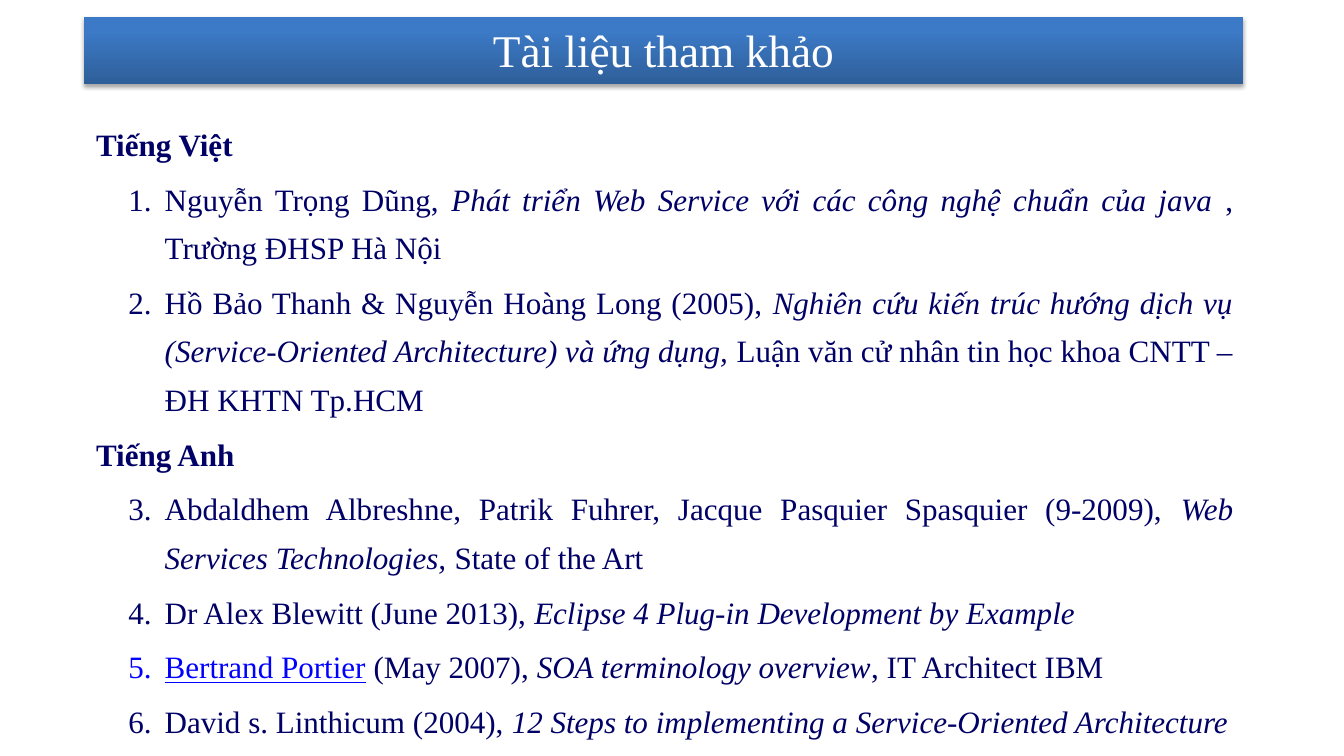
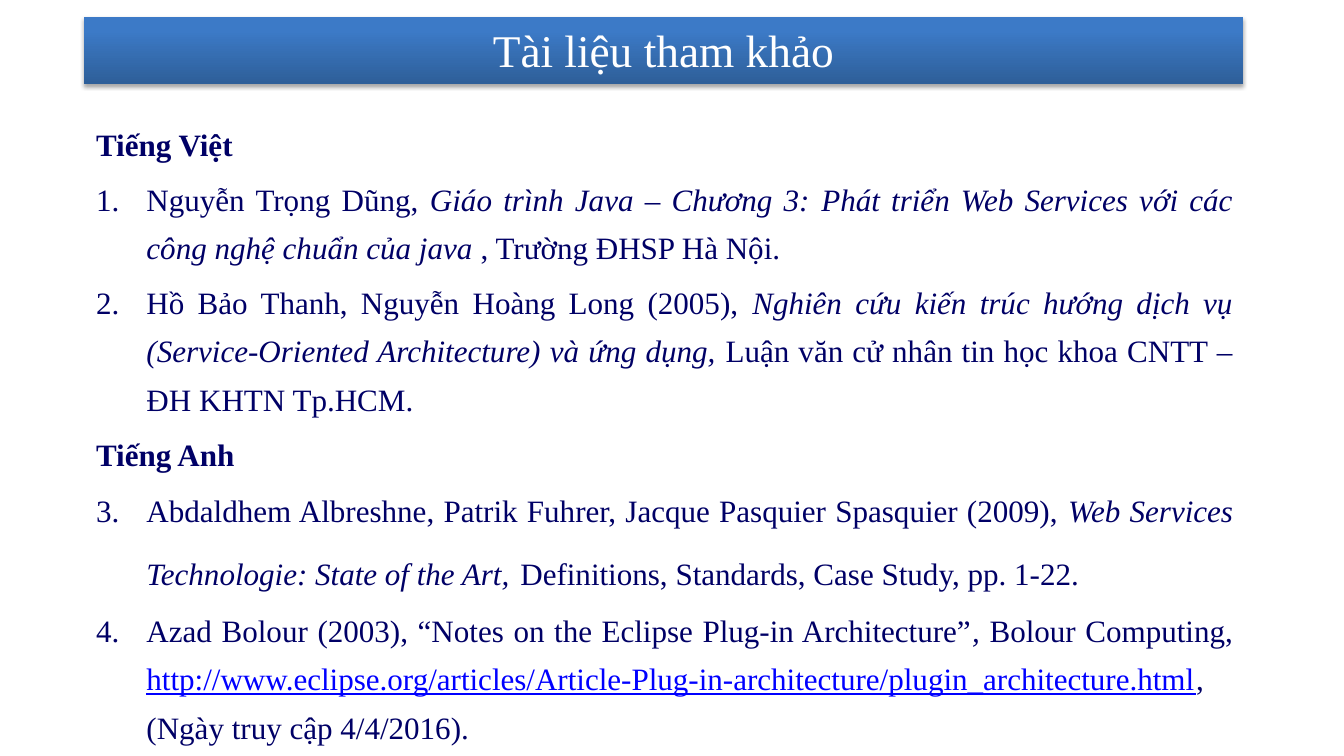
Before and after one commit to nhanhnt/LUANVAN, a slide deck: slide 53 of WORD/luanvan_nhanhnt_ver5.pptx (slide 46 before the commit). Drawn at 1344x756 pixels with LibreOffice and Linux fonts; fonts in the diff are those of the drawing; background and template pictures are left out. Boxes give left, top, right and bottom in pixels: in the first picture for what was removed or moved away, otherwise in the second. Text is boxed around its words. In the diff, an @@ line names an element or a change of style, - is before the commit and + after.

```diff
--- a/WORD/luanvan_nhanhnt_ver5.pptx
+++ b/WORD/luanvan_nhanhnt_ver5.pptx
@@ text at [146, 188, 1232, 417]: text changed @@
-  1. Nguyễn Trọng Dũng, Phát triển Web Service với các công nghệ chuẩn của java , Trường ĐHSP Hà Nội
-  2. Hồ Bảo Thanh & Nguyễn Hoàng Long (2005), Nghiên cứu kiến trúc hướng dịch vụ (Service-Oriented Architecture) và ứng dụng, Luận văn cử nhân tin học khoa CNTT – ĐH KHTN Tp.HCM
+1. Nguyễn Trọng Dũng, Giáo trình Java – Chương 3: Phát triển Web Services với các công nghệ chuẩn của java , Trường ĐHSP Hà Nội.
+2. Hồ Bảo Thanh, Nguyễn Hoàng Long (2005), Nghiên cứu kiến trúc hướng dịch vụ (Service-Oriented Architecture) và ứng dụng, Luận văn cử nhân tin học khoa CNTT – ĐH KHTN Tp.HCM.
@@ text at [146, 500, 1233, 745]: text changed @@
-  3. Abdaldhem Albreshne, Patrik Fuhrer, Jacque Pasquier Spasquier (9-2009), Web Services Technologies, State of the Art
-  4. Dr Alex Blewitt (June 2013), Eclipse 4 Plug-in Development by Example
-  5. Bertrand Portier (May 2007), SOA terminology overview, IT Architect IBM
-  6. David s. Linthicum (2004), 12 Steps to implementing a Service-Oriented Architecture
+3. Abdaldhem Albreshne, Patrik Fuhrer, Jacque Pasquier Spasquier (2009), Web Services Technologie: State of the Art, Definitions, Standards, Case Study, pp. 1-22.
+4. Azad Bolour (2003), “Notes on the Eclipse Plug-in Architecture”, Bolour Computing, http://www.eclipse.org/articles/Article-Plug-in-architecture/plugin_architecture.html, (Ngày truy cập 4/4/2016).
@@ page number at [1199, 718, 1219, 734]: text changed @@
-46
+53
```
Also in this commit, not shown: 3 other slides changed, 9 slides added, 1 slide removed.
